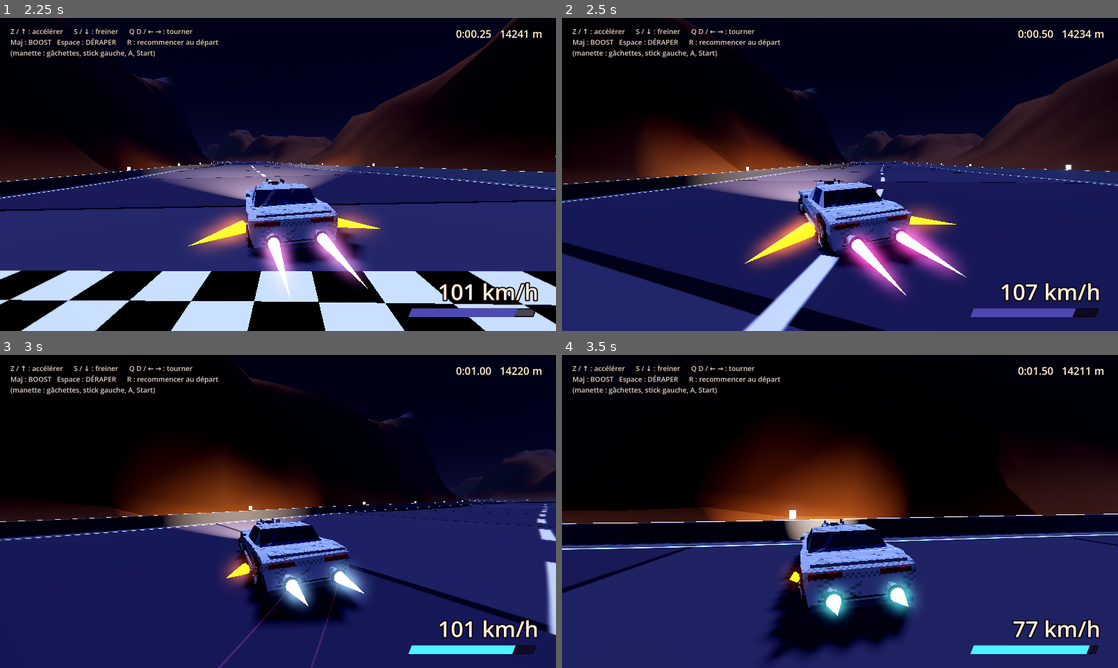
Above: before the commit, frames 1-4 (two rows, left to right).
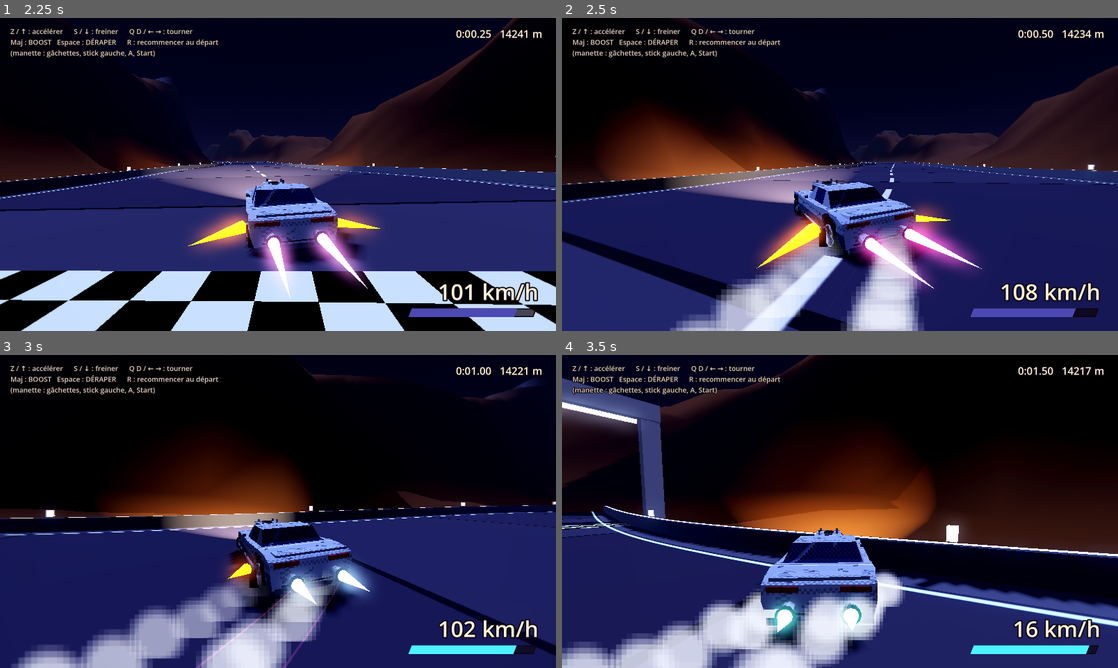
Above: after the commit, the same moments.

Repository: CrachelaVapeur/Jeu-de-Course
Game: Godot game, scene res://scenes/circuit_01.tscn
Same seed, same stepped clock (60 frames per second), same inputs: the game is played once before the commit and once after it.
Inputs:
- Up to frame 1 (2.25 s): hold Shift (boost) 0.53-1.28 s; hold W (accelerer) 0.53-2.03 s; tap Space (deraper) at 0.8, 1.35 s; tap Shift (boost) at 1.55 s; hold A (gauche) from 2.03 s (still down); hold Shift (boost) from 2.03 s (still down)
- Up to frame 2 (2.5 s): keep holding A (gauche); keep holding Shift (boost); tap Space (deraper) at 2.3 s
- Up to frame 3 (3 s): keep holding A (gauche); release Shift (boost) at 2.78 s; tap Space (deraper) at 2.85 s
- Up to frame 4 (3.5 s): keep holding A (gauche); tap Shift (boost) at 3.05 s

Frame 1 is identical in both runs. In frame 2, 20% of the frame differs, in the area x 0-100%, y 0-100%; in frame 3, 20%; in frame 4, 42%.

Commit message:
Derapage sur rail (enchainement par contre-braquage) + fumee aux roues
Co-Authored-By: Claude Sonnet 5.5 <noreply@anthropic.com>
Claude-Session: https://claude.ai/code/session_017huJHQwB2bFeykRbBtH6CG

Diff:
--- a/scripts/vehicule.gd
+++ b/scripts/vehicule.gd
@@ -65,19 +65,24 @@
 @export var perte_choc := 0.75  ## part de la vitesse perdue en percutant un bloc de face
 
 @export_group("Dérapage (vrais circuits)")
-## Touche « deraper » maintenue + virage = le bolide pivote plus fort mais sa
-## trajectoire le suit avec retard : il glisse de côté.
-@export var vitesse_min_derapage := 22.0  ## en dessous, impossible de déraper
-@export var bonus_rotation_derapage := 1.45  ## le nez tourne plus vite pendant le dérapage
-@export var angle_glisse_max := 0.75  ## radians (~43°) entre le nez et la trajectoire
-@export var adherence_derapage := 1.7  ## vitesse à laquelle la trajectoire rattrape le nez, en dérapage
-@export var adherence_normale := 9.0  ## idem hors dérapage : on se « raccroche » vite
-@export var perte_vitesse_derapage := 0.35  ## part de vitesse perdue par seconde à glisse maximale
+## Le dérapage fonctionne comme un rail : une fois lancé, le bolide garde un angle
+## de glisse stable et décrit un arc. De petits coups de volant règlent l'angle ;
+## un braquage franc dans l'autre sens enchaîne directement sur un dérapage inverse.
+@export var vitesse_min_derapage := 22.0  ## en dessous, impossible de déraper (m/s)
+@export var vitesse_derapage_auto := 40.0  ## m/s (144 km/h) : au-delà, un braquage franc fait décrocher
+@export var braquage_derapage_auto := 0.7  ## part du braquage (0 à 1) qui déclenche le décrochage
+@export var delai_derapage_auto := 0.12  ## secondes de braquage franc avant de décrocher
+@export var angle_glisse_repos := 0.45  ## radians : angle tenu sans toucher au volant (~26°)
+@export var angle_glisse_max := 0.75  ## radians : angle max en braquant dans le sens de la glisse
+@export var angle_glisse_min := 0.2  ## radians : angle mini en contre-braquant doucement
+@export var reactivite_glisse := 7.0  ## vitesse à laquelle l'angle rejoint sa cible
+@export var gain_arc_derapage := 2.6  ## plus c'est grand, plus l'arc est serré pour un même angle
+@export var seuil_contre_braquage := 0.6  ## braquage inverse qui enchaîne sur l'autre côté
+@export var delai_contre_braquage := 0.08  ## secondes à tenir ce braquage inverse
+@export var delai_sortie_derapage := 0.35  ## secondes volant au neutre avant de reprendre l'adhérence
+@export var adherence_normale := 9.0  ## hors dérapage la trajectoire rattrape vite le nez
+@export var perte_vitesse_derapage := 0.25  ## part de vitesse perdue par seconde à glisse maximale
 @export var recharge_boost_derapage := 14.0  ## jauge gagnée par seconde de dérapage
-@export var vitesse_derapage_auto := 50.0  ## m/s (180 km/h) : au-delà, un braquage franc fait décrocher l'arrière
-@export var braquage_derapage_auto := 0.8  ## part du braquage (0 à 1) qui déclenche le décrochage
-@export var delai_derapage_auto := 0.25  ## secondes de braquage franc avant de décrocher
-@export var adherence_sans_gaz := 0.6  ## en dérapage, lever le pied lâche l'arrière (×)
 
 var vitesse := 0.0
 var en_derapage := false
@@ -100,7 +105,11 @@
 var _cap := 0.0  # angle du bolide autour de l'axe vertical (là où pointe le nez)
 var _cap_trajectoire := 0.0  # direction dans laquelle on se déplace vraiment
 var _charge_derapage := 0.0  # temps passé à braquer fort à haute vitesse
-var _sens_derapage := 0.0  # -1 / +1 : côté du dérapage en cours
+var _sens_derapage := 0.0  # -1 / +1 : côté du dérapage en cours (+1 = nez à gauche)
+var _fumees: Array[CPUParticles3D] = []  # nuages de gomme aux roues arrière
+var _glisse := 0.0  # angle entre la trajectoire et le nez, en dérapage
+var _temps_contre := 0.0  # temps passé à braquer à l'opposé de la glisse
+var _temps_neutre := 0.0  # temps passé volant au neutre pendant un dérapage
 var _temps := 0.0
 var _contact_mur := false
 var _normale_sol := Vector3.UP
@@ -149,6 +158,66 @@
 	for nom in ["RoueArG", "RoueArD"]:
 		var pivot := $Carrosserie/Modele.find_child(nom, true, false) as Node3D
 		_roues_arriere.append(pivot.get_child(0) as Node3D)
+	_creer_fumees()
+
+
+## Nuages de fumée aux deux roues arrière, actifs pendant un dérapage.
+## Ils restent dans le monde (ils ne suivent pas le bolide) : ça dessine une traînée.
+func _creer_fumees() -> void:
+	var matiere := StandardMaterial3D.new()
+	matiere.shading_mode = BaseMaterial3D.SHADING_MODE_UNSHADED
+	matiere.transparency = BaseMaterial3D.TRANSPARENCY_ALPHA
+	matiere.billboard_mode = BaseMaterial3D.BILLBOARD_PARTICLES
+	matiere.vertex_color_use_as_albedo = true
+	matiere.albedo_color = Color.WHITE
+	matiere.texture_filter = BaseMaterial3D.TEXTURE_FILTER_NEAREST
+	# Petite texture ronde de 16×16 pixels, nette (look PS1) : un rond en pixels, pas un carré.
+	var rond := Gradient.new()
+	rond.colors = PackedColorArray([Color.WHITE, Color.WHITE, Color(1, 1, 1, 0)])
+	rond.offsets = PackedFloat32Array([0.0, 0.55, 0.95])
+	var texture_ronde := GradientTexture2D.new()
+	texture_ronde.gradient = rond
+	texture_ronde.fill = GradientTexture2D.FILL_RADIAL
+	texture_ronde.fill_from = Vector2(0.5, 0.5)
+	texture_ronde.fill_to = Vector2(1.0, 0.5)
+	texture_ronde.width = 16
+	texture_ronde.height = 16
+	matiere.albedo_texture = texture_ronde
+	var maillage := QuadMesh.new()
+	maillage.size = Vector2.ONE
+	maillage.material = matiere
+	var degrade := Gradient.new()
+	degrade.colors = PackedColorArray([Color(0.95, 0.95, 1.0, 0.0), Color(0.9, 0.92, 1.0, 0.75), Color(0.7, 0.72, 0.85, 0.0)])
+	degrade.offsets = PackedFloat32Array([0.0, 0.15, 1.0])
+	var croissance := Curve.new()
+	croissance.add_point(Vector2(0.0, 0.4))
+	croissance.add_point(Vector2(1.0, 1.0))
+	for pivot in _roues_arriere_pivots():
+		var nuage := CPUParticles3D.new()
+		nuage.local_coords = false
+		nuage.emitting = false
+		nuage.amount = 56
+		nuage.lifetime = 0.9
+		nuage.mesh = maillage
+		nuage.direction = Vector3(0.0, 1.0, 0.0)
+		nuage.spread = 35.0
+		nuage.initial_velocity_min = 0.6
+		nuage.initial_velocity_max = 2.2
+		nuage.gravity = Vector3(0.0, 0.4, 0.0)
+		nuage.scale_amount_min = 1.4
+		nuage.scale_amount_max = 2.6
+		nuage.scale_amount_curve = croissance
+		nuage.color_ramp = degrade
+		nuage.position = to_local(pivot.global_position) * Vector3(1.0, 0.0, 1.0) + Vector3(0.0, 0.15, 0.0)
+		add_child(nuage)
+		_fumees.append(nuage)
+
+
+func _roues_arriere_pivots() -> Array[Node3D]:
+	var pivots: Array[Node3D] = []
+	for nom in ["RoueArG", "RoueArD"]:
+		pivots.append($Carrosserie/Modele.find_child(nom, true, false) as Node3D)
+	return pivots
 
 
 func _physics_process(delta: float) -> void:
@@ -165,6 +234,8 @@
 		_avancer_sur_le_relief(delta)
 		_surveiller_chute(delta)
 	_animer(delta)
+	for nuage in _fumees:
+		nuage.emitting = en_derapage and is_on_floor()
 
 
 ## Combien on va vite par rapport à la vitesse max normale (1.0 = vitesse max,
@@ -217,39 +288,25 @@
 	else:
 		var controle := 1.0 if is_on_floor() else controle_en_l_air
 		_mettre_a_jour_derapage(virage, delta)
-		var bonus := bonus_rotation_derapage if en_derapage else 1.0
 		if en_derapage:
-			# Plus on est de travers, plus il est dur de pousser le nez encore plus loin
-			# (les pneus saturent) ; contre-braquer, lui, reste facile.
-			var glisse_signee := angle_difference(_cap_trajectoire, _cap)
-			if signf(virage) == signf(glisse_signee):
-				var saturation := smoothstep(angle_glisse_max * 0.6, angle_glisse_max, absf(glisse_signee))
-				bonus *= 1.0 - 0.7 * saturation
-		_cap += virage * vitesse_rotation_circuit * maniabilite * controle * bonus * delta
-		# La trajectoire rattrape le nez : vite quand on a de l'adhérence, lentement en dérapage.
-		var raccroche := adherence_derapage if en_derapage else adherence_normale
-		if en_derapage and gaz < 0.1:
-			raccroche *= adherence_sans_gaz
-		_cap_trajectoire = lerp_angle(_cap_trajectoire, _cap, 1.0 - exp(-raccroche * delta))
-		var glisse := angle_difference(_cap_trajectoire, _cap)
-		if absf(glisse) > angle_glisse_max:
-			_cap_trajectoire = _cap - signf(glisse) * angle_glisse_max
-			glisse = signf(glisse) * angle_glisse_max
-		if en_derapage:
-			vitesse = maxf(vitesse - vitesse * perte_vitesse_derapage * absf(glisse) / angle_glisse_max * delta, 0.0)
-			jauge_boost = minf(jauge_boost + recharge_boost_derapage * delta, jauge_max)
+			_piloter_derapage(virage, maniabilite * controle, delta)
+		else:
+			_cap += virage * vitesse_rotation_circuit * maniabilite * controle * delta
+			if absf(angle_difference(_cap_trajectoire, _cap)) > 0.25:
+				# Fin de dérapage : le nez revient vers la trajectoire, sans à-coup sur la direction.
+				_cap = lerp_angle(_cap, _cap_trajectoire, 1.0 - exp(-6.0 * delta))
+			else:
+				# L'adhérence ramène vite la trajectoire dans l'axe du nez.
+				_cap_trajectoire = lerp_angle(_cap_trajectoire, _cap, 1.0 - exp(-adherence_normale * delta))
 	rotation.y = _cap
 
 
 ## Décide si on est en dérapage. Trois façons d'y entrer :
-## - naturelle : très vite + braquage franc maintenu un instant (le bolide décroche) ;
+## - naturelle : vite + braquage franc maintenu un instant (le bolide décroche) ;
 ## - au freinage : on freine fort en virage ;
-## - volontaire : touche « deraper » + virage (frein à main, plus facile à lancer).
-## On en sort quand la glisse devient faible et qu'on ne force plus le virage :
-## contre-braquer (tourner à l'opposé) ramène le nez dans l'axe de la trajectoire.
+## - volontaire : touche « deraper » + virage (frein à main).
+## On en sort quand le volant reste au neutre un moment, ou si on ralentit trop.
 func _mettre_a_jour_derapage(virage: float, delta: float) -> void:
-	var au_sol := is_on_floor()
-	var glisse := absf(angle_difference(_cap_trajectoire, _cap))
 	var frein := Input.get_action_strength("freiner")
 	var volontaire := Input.is_action_pressed("deraper") and absf(virage) > 0.3 and vitesse > vitesse_min_derapage
 	var braquage_franc := absf(virage) > braquage_derapage_auto and vitesse > vitesse_derapage_auto
@@ -260,22 +317,62 @@
 	else:
 		_charge_derapage = maxf(_charge_derapage - delta * 2.0, 0.0)
 
-	if not au_sol or vitesse < vitesse_min_derapage * 0.8:
+	if not is_on_floor() or vitesse < vitesse_min_derapage * 0.8:
 		en_derapage = false
-		_charge_derapage = 0.0
+		_temps_neutre = 0.0
 		return
 
 	if not en_derapage:
 		if volontaire or _charge_derapage > delai_derapage_auto:
 			en_derapage = true
 			_sens_derapage = signf(virage)
-			# Petit « coup de volant » initial : le nez part déjà un peu de côté.
-			_cap += virage * 0.12
-	else:
-		var force_le_virage := volontaire or braquage_franc or freinage_virage
-		if glisse < 0.1 and not force_le_virage:
-			en_derapage = false
-			_charge_derapage = 0.0
+			_glisse = angle_difference(_cap_trajectoire, _cap)
+			_temps_contre = 0.0
+			_temps_neutre = 0.0
+	else:
+		if absf(virage) < 0.15:
+			_temps_neutre += delta
+			if _temps_neutre > delai_sortie_derapage:
+				en_derapage = false
+				_charge_derapage = 0.0
+		else:
+			_temps_neutre = 0.0
+
+
+## Dérapage « sur rail » : l'angle de glisse suit une cible réglée par le volant,
+## et la trajectoire tourne tout seule du côté de la glisse.
+## - volant au neutre : angle de repos, stable ;
+## - volant dans le sens de la glisse : l'angle augmente (arc plus serré) ;
+## - volant à l'opposé, doucement : l'angle diminue (arc plus large) ;
+## - volant à l'opposé, franchement : on bascule sur l'autre côté (enchaînement).
+func _piloter_derapage(virage: float, manoeuvre: float, delta: float) -> void:
+	var relatif := virage * _sens_derapage  # + = dans le sens de la glisse, - = contre
+	if relatif < -seuil_contre_braquage:
+		_temps_contre += delta
+		if _temps_contre > delai_contre_braquage:
+			_sens_derapage = -_sens_derapage
+			_temps_contre = 0.0
+			relatif = -relatif
+	else:
+		_temps_contre = 0.0
+
+	var cible: float
+	if relatif >= 0.0:
+		cible = lerpf(angle_glisse_repos, angle_glisse_max, relatif)
+	else:
+		cible = lerpf(angle_glisse_repos, angle_glisse_min, minf(-relatif / seuil_contre_braquage, 1.0))
+	if gaz < 0.1:
+		cible = minf(cible * 1.25, angle_glisse_max)  # lever le pied : l'arrière part un peu plus
+
+	_glisse = lerpf(_glisse, _sens_derapage * cible, 1.0 - exp(-reactivite_glisse * delta))
+	# La trajectoire tourne du côté où pointe le nez, d'autant plus que l'angle est grand.
+	var arc := _glisse * gain_arc_derapage * manoeuvre * delta
+	_cap_trajectoire += arc
+	_cap = _cap_trajectoire + _glisse
+
+	var gravite_glisse := absf(_glisse) / angle_glisse_max
+	vitesse = maxf(vitesse - vitesse * perte_vitesse_derapage * gravite_glisse * delta, 0.0)
+	jauge_boost = minf(jauge_boost + recharge_boost_derapage * delta, jauge_max)
 
 
 func _avancer_tout_droit(delta: float) -> void:
